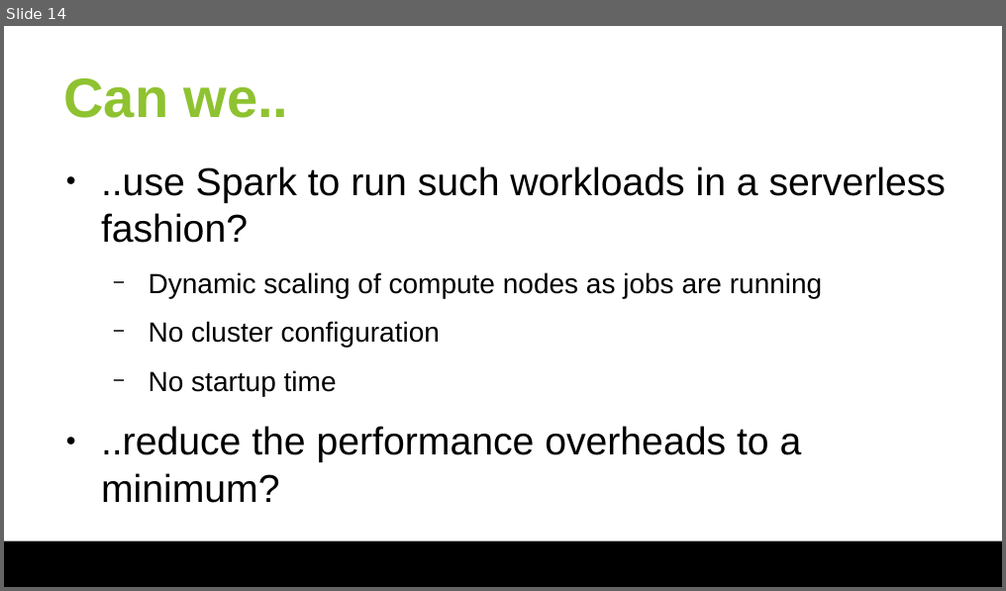
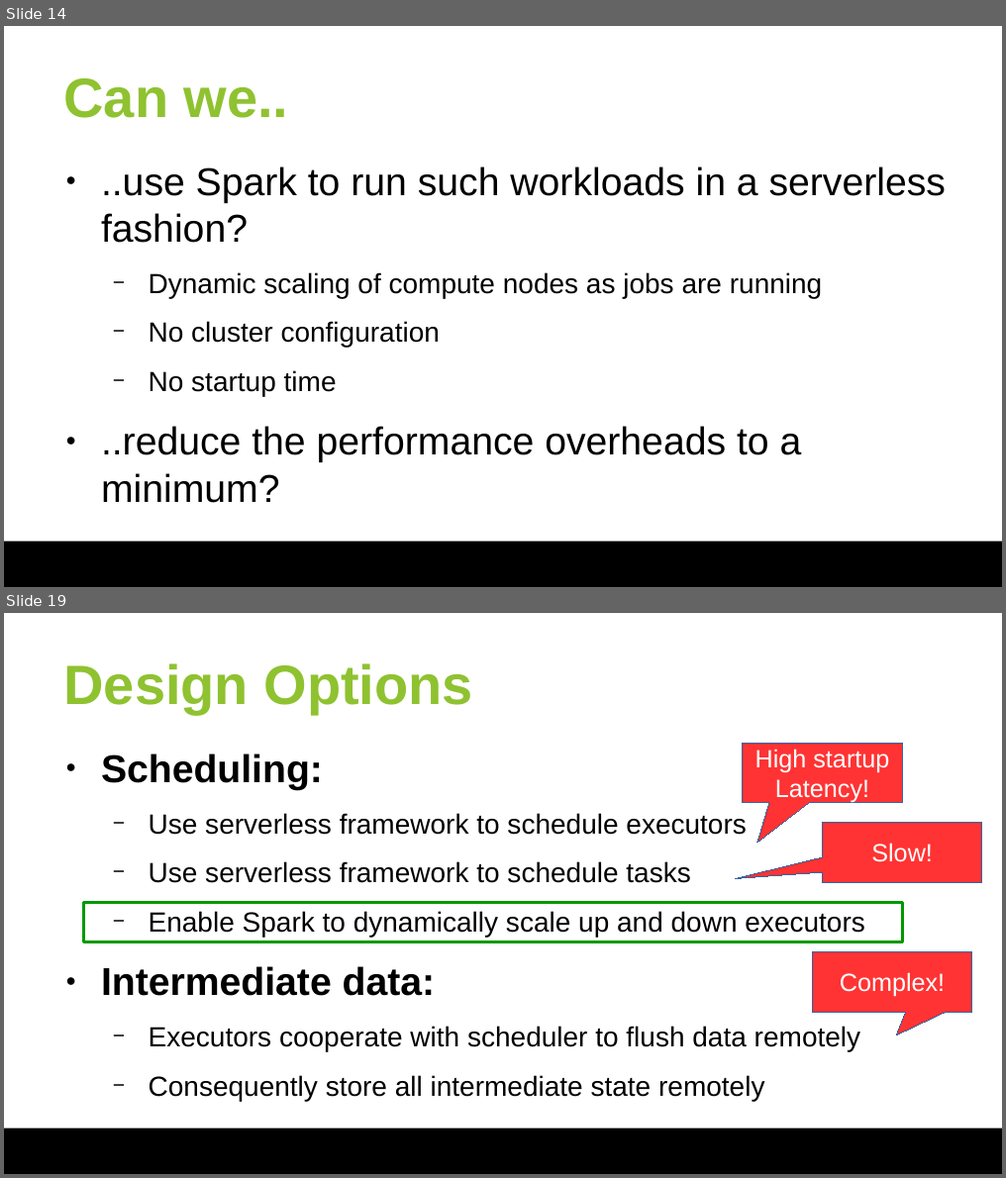
Before and after one commit to huangyibo/spark-summit-18, a slide deck: slides/spark-summit-18.odp. Shown one above the other, each under a label of ours: slide 14 before the commit, slides 14 and 19 after it; the slides between them are not shown. The pictures are 1006x591 and 1006x1178 pixels, drawn with LibreOffice and Linux fonts; fonts in the diff are those of the drawing; background and template pictures are left out. Boxes give left, top, right and bottom in pixels: in the first picture for what was removed or moved away, otherwise in the second. Text is boxed around its words. In the diff, an @@ line names an element or a change of style, - is before the commit and + after.

Commit message:
serverless

```diff
--- a/slides/spark-summit-18.odp
+++ b/slides/spark-summit-18.odp
@@ slide 19 added at <box>4,613,1002,1174</box>, background #FFFFFF; not listed: 1 template element that a slide beside it also shows @@
@@ title added at <box>64,663,472,714</box>, 40 pt, text #8FC230, bold @@
+Design Options
@@ text added at <box>101,754,864,1101</box>, 20 pt, text #000000 @@
+● Scheduling:
+  − Use serverless framework to schedule executors
+  − Use serverless framework to schedule tasks
+  − Enable Spark to dynamically scale up and down executors
+● Intermediate data:
+  − Executors cooperate with scheduler to flush data remotely
+  − Consequently store all intermediate state remotely
@@ text added at <box>257,752,749,766</box>, 10 pt, text #FFFFFF, bold @@
+put your #assignedhashtag here by setting the footer in view-header/footer
@@ speech box added at <box>743,743,902,803</box>, fill #FF3333, outline #3465A4 0 pt, 18 pt, text #FFFFFF @@
+High startup
+Latency!
@@ speech box added at <box>823,823,982,882</box>, fill #FF3333, outline #3465A4 0 pt, 18 pt, text #FFFFFF @@
+Slow!
@@ rectangle added at <box>84,902,902,943</box>, outline #009900 2.3 pt @@
@@ speech box added at <box>812,953,972,1012</box>, fill #FF3333, outline #3465A4 0 pt, 18 pt, text #FFFFFF @@
+Complex!
```
Also in this commit, not shown: 2 slides changed, 5 other slides added, 1 other file.
